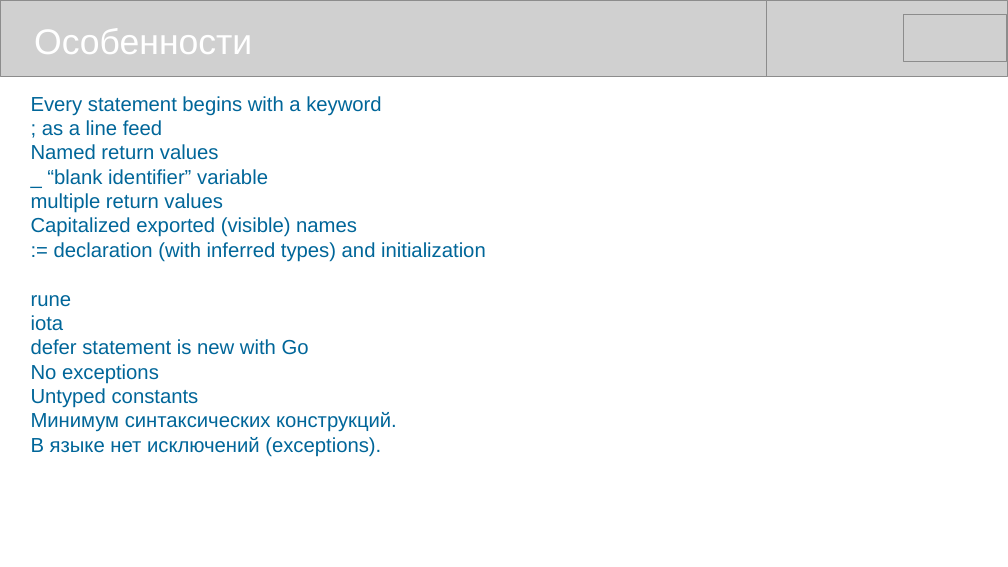
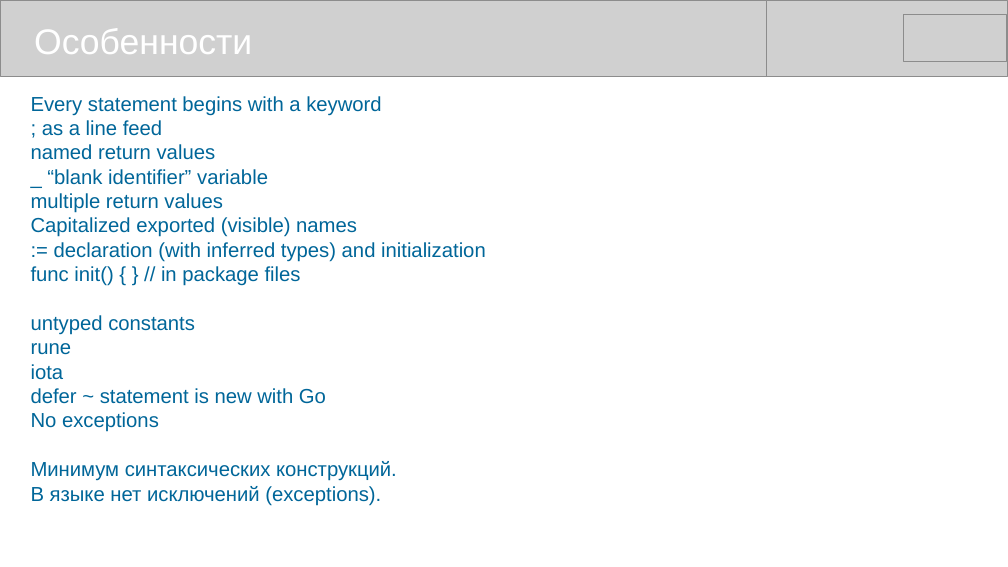
Before and after one commit to mike-shock/Go_language, a slide deck: slide 6 of Go_Intro.odp. Drawn at 1008x567 pixels with LibreOffice and Linux fonts; fonts in the diff are those of the drawing; grey boxes stand for pictures. Boxes give left, top, right and bottom in pixels: in the first picture for what was removed or moved away, otherwise in the second. Text is boxed around its words. In the diff, an @@ line names an element or a change of style, - is before the commit and + after.

```diff
--- a/Go_Intro.odp
+++ b/Go_Intro.odp
@@ text at [31,144,216,160]: text changed @@
-Named return values
+named return values
@@ text at [31,266,301,335]: paragraphs added @@
+func init() { } // in package files
+untyped constants
@@ text at [31,388,326,404]: text changed @@
-defer statement is new with Go
+defer ~ statement is new with Go
@@ text at [31,388,199,408]: paragraph removed @@
-Untyped constants
```
Also in this commit, not shown: 5 other slides changed, 4 slides added.
